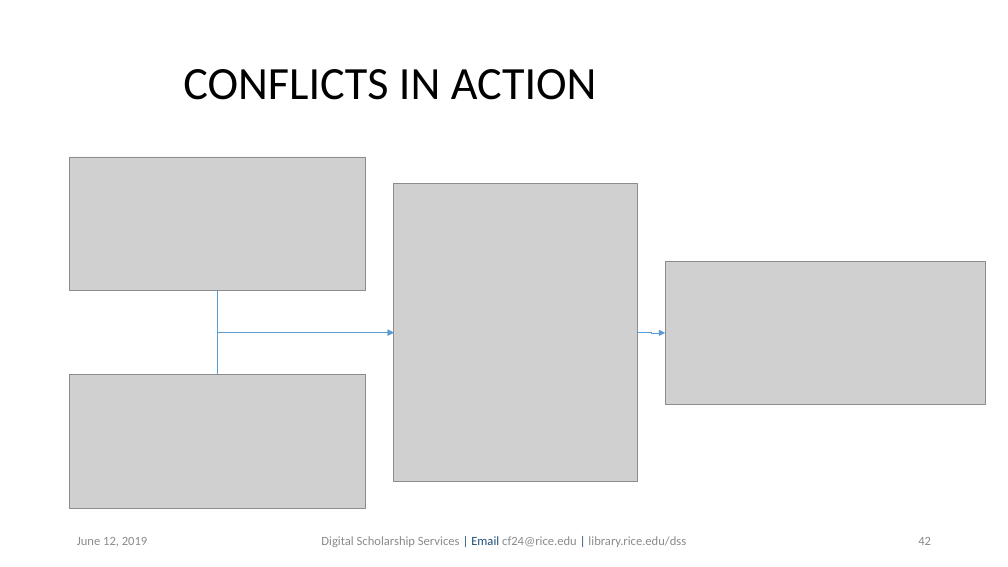
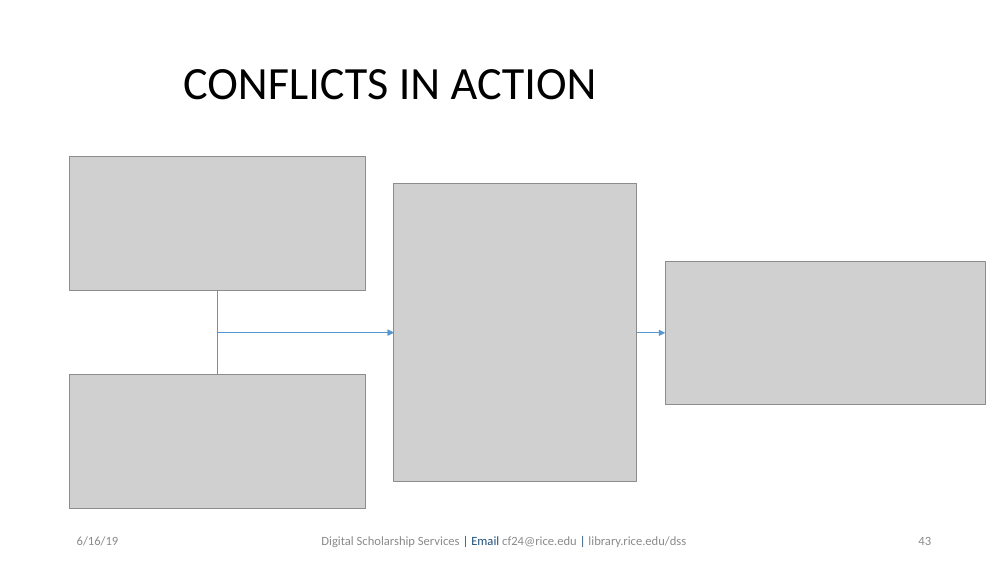
Before and after one commit to bakitybacon/rice-data-and-donuts, a slide deck: slide 43 of github/Introduction to Git & GitHub.pptx (slide 42 before the commit). Drawn at 1008x567 pixels with LibreOffice and Linux fonts; fonts in the diff are those of the drawing; grey boxes stand for pictures; background and template pictures are left out. Boxes give left, top, right and bottom in pixels: in the first picture for what was removed or moved away, otherwise in the second. Text is boxed around its words. In the diff, an @@ line names an element or a change of style, - is before the commit and + after.

```diff
--- a/github/Introduction to Git & GitHub.pptx
+++ b/github/Introduction to Git & GitHub.pptx
@@ text at box(77, 536, 119, 546): text changed; text colour #8C8C8C to #8B8B8B @@
-June 12, 2019
+6/16/19
@@ page number at box(918, 537, 931, 545): text changed; text colour #8C8C8C to #8B8B8B @@
-42
+43
```
Also in this commit, not shown: 43 other slides changed, 1 slide added, 1 other file.
